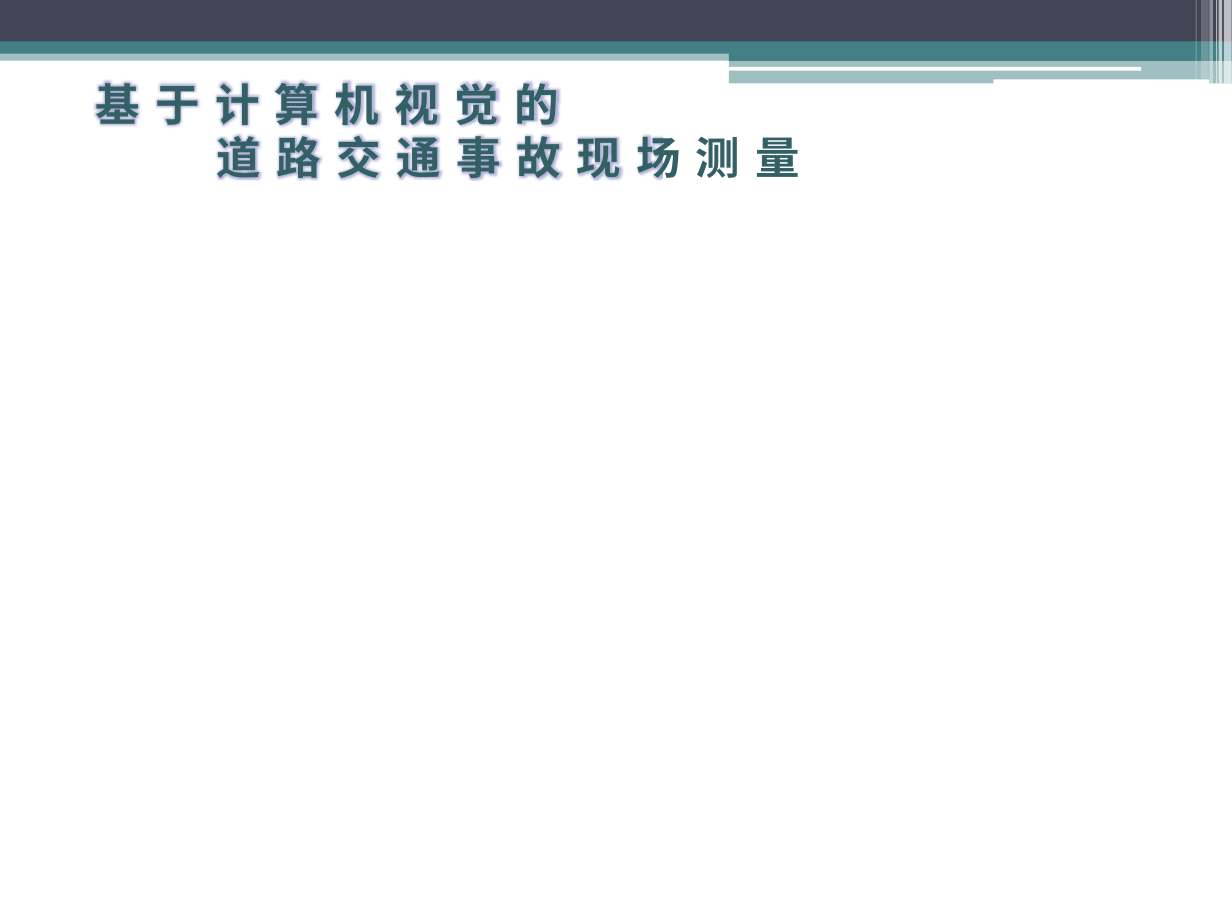
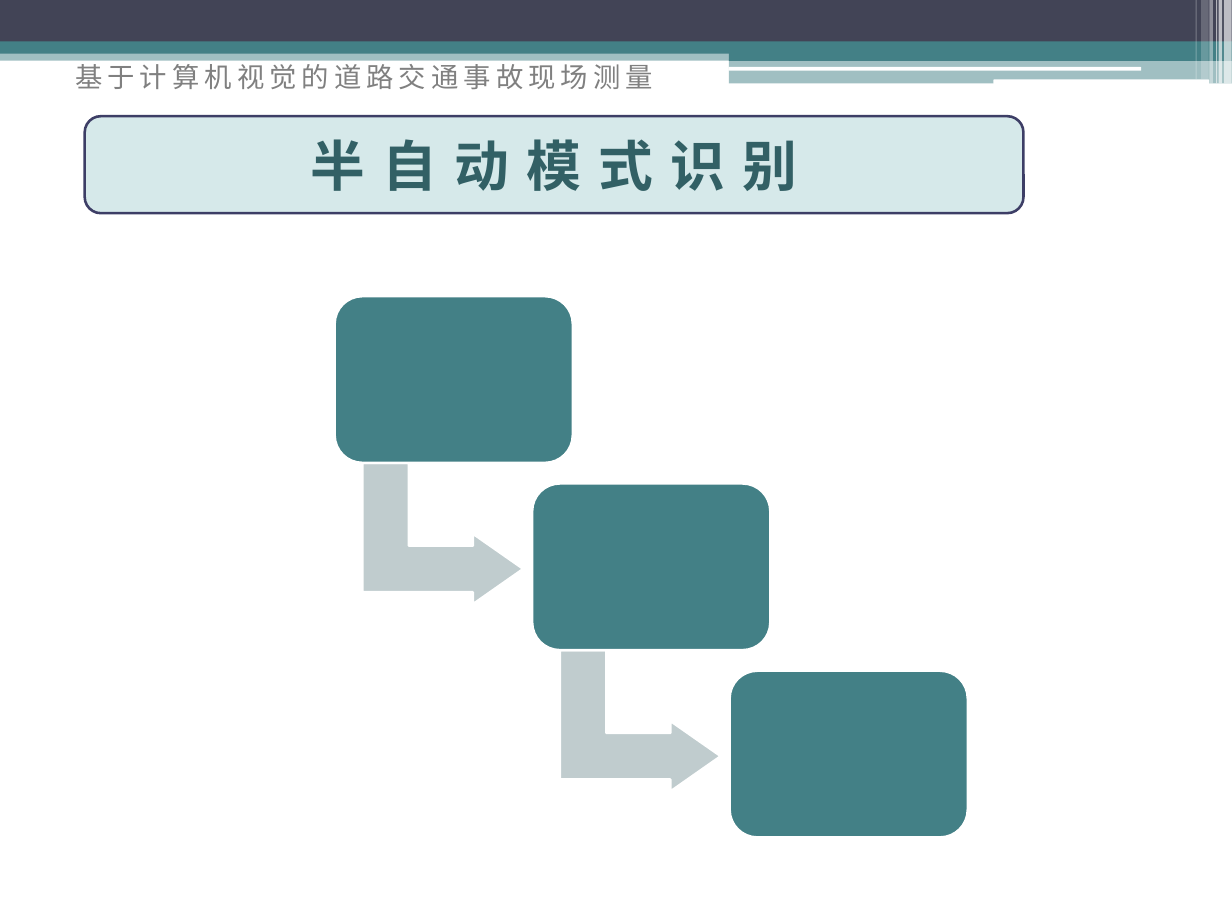
Before and after one commit to Zephor5/asta-tju, a slide deck: slide 5 of doc/项目架构.pptm (slide 1 before the commit). Drawn at 1232x924 pixels with LibreOffice and Linux fonts; fonts in the diff are those of the drawing. Boxes give left, top, right and bottom in pixels: in the first picture for what was removed or moved away, otherwise in the second. Text is boxed around its words. In the diff, an @@ line names an element or a change of style, - is before the commit and + after.

```diff
--- a/doc/项目架构.pptm
+++ b/doc/项目架构.pptm
@@ text at [75,60,653,89]: text changed; size 26 to 16 pt; text colour #326065 to #808080; bold off @@
-基于计算机视觉的
-道路交通事故现场测量
+基于计算机视觉的道路交通事故现场测量
@@ rounded rectangle added at [85,116,1024,213], fill #D6E9EA, outline #3D3E66 1.5 pt, 32 pt, text #326065, bold @@
+半自动模式识别
@@ group added at [335,296,967,837]: 3 freeform shapes, 2 bent up arrows @@
```
Also in this commit, not shown: 4 slides added, 2 other files.
